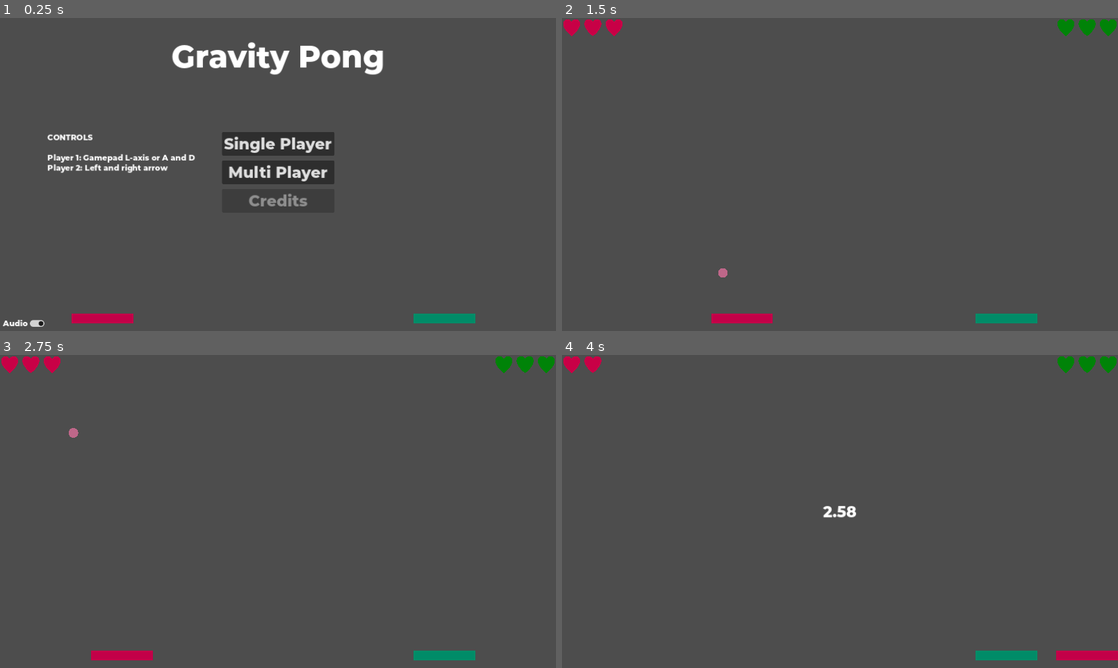
Above: before the commit, frames 1-4 (two rows, left to right).
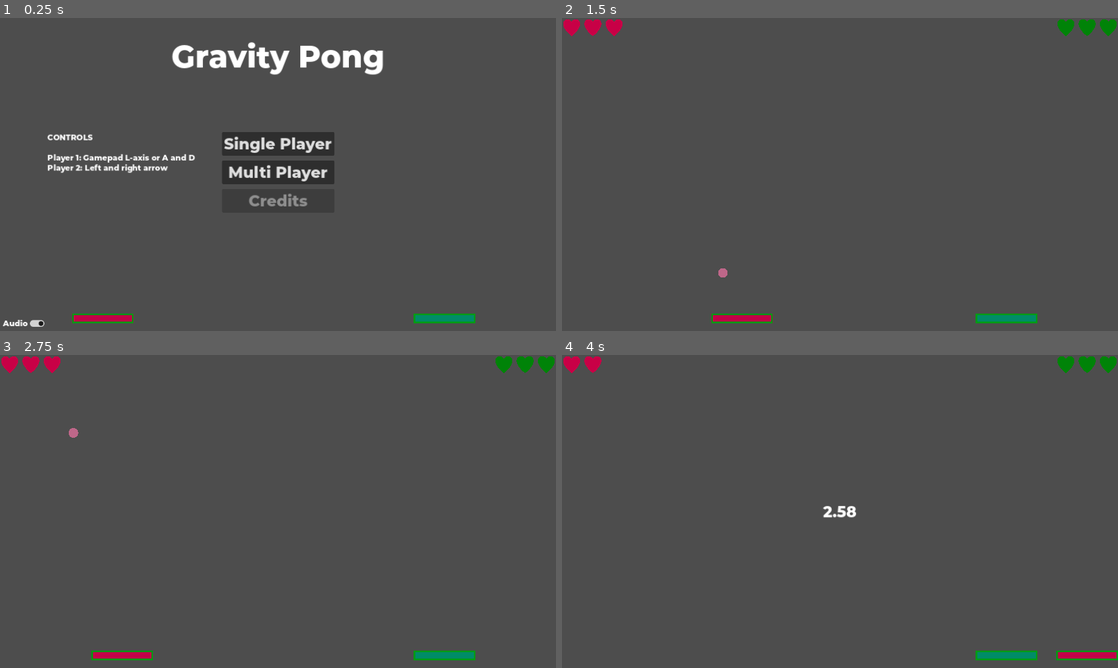
Above: after the commit, the same moments.

Repository: antoniskalou/GravityPong
Game: Godot game, scene res://src/main.tscn
Same seed, same stepped clock (60 frames per second), same inputs: the game is played once before the commit and once after it.
Inputs:
- Up to frame 1 (0.25 s): no input
- Up to frame 2 (1.5 s): click "Single Player" at 0.5 s; tap Enter at 1.25 s; hold D (move_right) from 1.28 s (still down); tap Left (move_left_2) at 1.35 s
- Up to frame 3 (2.75 s): release D (move_right) at 2.03 s; hold A (move_left) from 2.03 s (still down); tap Right (move_right_2) at 2.1 s
- Up to frame 4 (4 s): release A (move_left) at 2.78 s; hold D (move_right) from 2.78 s (still down); tap Left (move_left_2) at 2.85 s; tap Right (move_right_2) at 3.6 s

The runs differ from the first frame. In frame 1, 0.3% of the frame differs, in the area x 12-86%, y 94-98%; in frame 2, 0.3%; in frame 3, 0.3%; in frame 4, 0.3%.

Commit message:
Respect module parameter of parent

Diff:
--- a/src/outline.gdshader
+++ b/src/outline.gdshader
@@ -18,6 +18,6 @@
 	outline = 1.0 - outline;
 
 	vec4 color = texture(TEXTURE, UV);
-	vec4 outlined_result = mix(color, line_color, outline * color.a);
-	COLOR = mix(color, outlined_result, outlined_result.a);
+	vec4 outlined_result = mix(COLOR, line_color, outline * color.a);
+	COLOR = mix(COLOR, outlined_result, outlined_result.a);
 }
--- a/src/paddle.tscn
+++ b/src/paddle.tscn
@@ -1,7 +1,9 @@
-[gd_scene load_steps=39 format=3 uid="uid://dkeyt7cb0fu1c"]
+[gd_scene load_steps=42 format=3 uid="uid://dkeyt7cb0fu1c"]
 
 [ext_resource type="Script" path="res://src/paddle.gd" id="1_20rhy"]
 [ext_resource type="AudioStream" uid="uid://bitwsqsjulbji" path="res://assets/sfx/4359__noisecollector__pongblipf4.wav" id="2_57y4g"]
+[ext_resource type="Shader" path="res://src/outline.gdshader" id="2_bgqaa"]
+[ext_resource type="Texture2D" uid="uid://d0f54ek7rbp3" path="res://assets/paddle.png" id="2_tub0d"]
 [ext_resource type="AudioStream" uid="uid://cx7oava52tihw" path="res://assets/sfx/4360__noisecollector__ponblipg5.wav" id="4_kw6tu"]
 [ext_resource type="AudioStream" uid="uid://ch5xusa7aj4eh" path="res://assets/sfx/4361__noisecollector__pongblipa3.wav" id="5_vuus2"]
 [ext_resource type="AudioStream" uid="uid://digp8x5fqh32q" path="res://assets/sfx/4362__noisecollector__pongblipa4.wav" id="6_6sa2m"]
@@ -36,22 +38,24 @@
 [ext_resource type="AudioStream" uid="uid://crfyimeupsiw1" path="res://assets/sfx/4390__noisecollector__pongblipf4.wav" id="34_dmb5k"]
 [ext_resource type="AudioStream" uid="uid://c40j8xij3lw42" path="res://assets/sfx/4391__noisecollector__pongblipf5.wav" id="35_pj0yu"]
 
-[sub_resource type="QuadMesh" id="QuadMesh_nrv84"]
-size = Vector2(128, 20)
-
 [sub_resource type="RectangleShape2D" id="RectangleShape2D_4ute4"]
 size = Vector2(130, 22)
 
 [sub_resource type="RectangleShape2D" id="RectangleShape2D_jkhb8"]
 size = Vector2(128, 20)
 
+[sub_resource type="QuadMesh" id="QuadMesh_nrv84"]
+size = Vector2(128, 20)
+
+[sub_resource type="ShaderMaterial" id="ShaderMaterial_73fqt"]
+shader = ExtResource("2_bgqaa")
+shader_parameter/line_color = Color(0, 0.607843, 0.0745098, 1)
+shader_parameter/line_thickness = 3.172
+
 [node name="Paddle" type="CharacterBody2D" groups=["paddle"]]
 collision_mask = 4
 motion_mode = 1
 script = ExtResource("1_20rhy")
-
-[node name="MeshInstance2D" type="MeshInstance2D" parent="."]
-mesh = SubResource("QuadMesh_nrv84")
 
 [node name="BallHitDetector" type="Area2D" parent="."]
 collision_layer = 0
@@ -64,6 +68,14 @@
 [node name="CollisionShape2D" type="CollisionShape2D" parent="."]
 shape = SubResource("RectangleShape2D_jkhb8")
 
+[node name="MeshInstance2D" type="MeshInstance2D" parent="."]
+visible = false
+mesh = SubResource("QuadMesh_nrv84")
+
+[node name="Paddle" type="Sprite2D" parent="."]
+material = SubResource("ShaderMaterial_73fqt")
+texture = ExtResource("2_tub0d")
+
 [node name="HitSound" type="AudioStreamPlayer" parent="."]
 script = ExtResource("33_bekrs")
 audio_files = Array[AudioStream]([ExtResource("2_57y4g"), ExtResource("4_kw6tu"), ExtResource("5_vuus2"), ExtResource(" …(733 unchanged characters)…
Binary file changed: assets/paddle.png
Not shown, added: assets/paddle.png~
Not shown, changed: resources/paddle.kra
Not shown, added: resources/paddle.kra~
